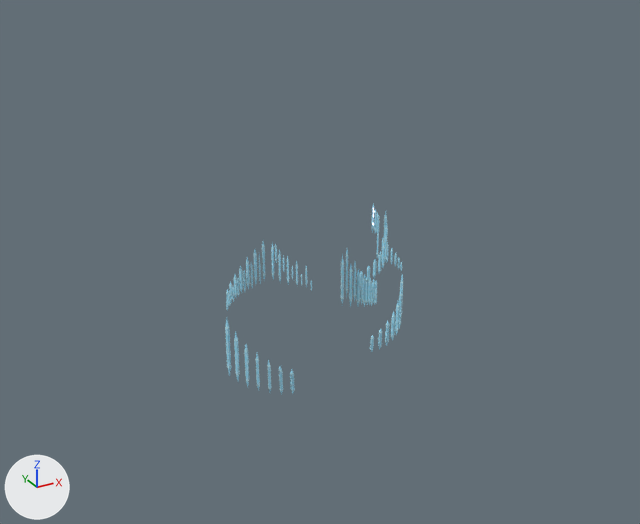
What one commit did to the FBX model Assets/Musha/FBX/Wonderful_Decoration.fbx.
Camera for both pictures: a 50 mm camera at (-371.0, -706.0, 444.0) aimed at (-8.0, -45.0, 114.0). Every picture has the same lights, and +X, +Y and +Z are marked at lower left. The picture after the commit comes second. Where no turn or scale is listed for an object, it has been applied to the vertices.

The older version as bpy lines, for what is in view:
```python
me_cube_023 = bpy.data.meshes.new('Cube.023')
me_cube_023.from_pydata(...)  # 740 vertices, 888 faces; spans x -101.0..99.0, y -103.0..90.0, z 1.0..165.0
me_cube_023.materials.append(mat_material_008)  # picture img_wonderful_monument_png
ob_cube_023 = bpy.data.objects.new('Cube.023', me_cube_023)
ob_cube_023.location = (0.0, 0.0, 0.0)
```
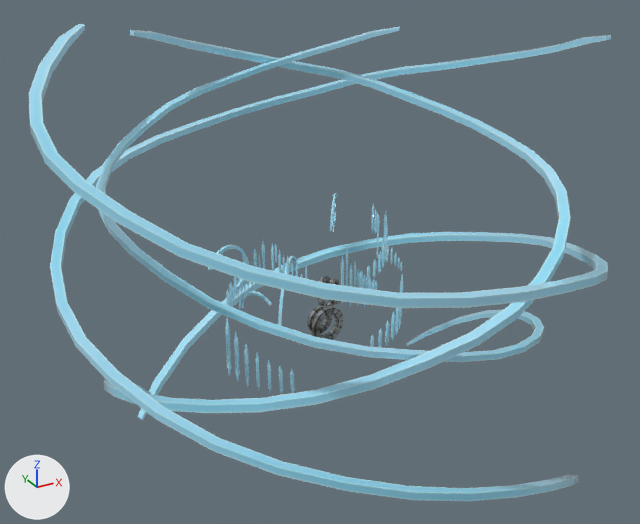
Where the newer file only moved an object's origin or applied its transform, the numbers keep the older frame.

Pixel boxes (x1, y1, x2, y2) of what changed, in the pictures (640 x 524 px):
'Circle.014', added
    after: (29, 24, 611, 501)
'Circle.013', added
    after: (96, 27, 571, 413)
'Cube.023', reshaped (9% wider)
    before: (225, 204, 403, 395)
    after: (208, 193, 403, 395)
'Sphere.036', added
    after: (307, 277, 343, 340)
part 1 of me_cube_023, added
    after: (330, 193, 338, 232)
part 2 of me_cube_023, added
    after: (208, 245, 297, 326)

The edits, one by one:
me_cube_023 is used by ob_cube_023; location (0.0, 0.0, 0.0).
me_cube_023 had 740 vertices, 888 faces and spanned x -101.0..99.0, y -103.0..90.0, z 1.0..165.0.
me_cube_023 now has 1412 vertices, 1479 faces and spans x -101.0..99.0, y -103.0..94.0, z 1.0..165.0.
me_cube_023 part 1: 368 vertices added at x 28.0..59.0, y -1.0..39.0, z 116.0..151.0.
me_cube_023 part 2: 304 vertices added at x -91.0..39.0, y 14.0..94.0, z 15.0..113.0.
Mesh me_circle_056 is new.
It has 264 vertices, 260 faces and spans x -243.0..243.0, y -243.0..243.0, z -224.0..223.0.
It uses material mat_material_008 (picture img_wonderful_monument_png).
Mesh me_circle_055 is new.
It has 264 vertices, 260 faces and spans x -209.0..210.0, y -209.0..209.0, z -193.0..192.0.
It uses material mat_material_008 (picture img_wonderful_monument_png).
Mesh me_sphere_028 is new.
It has 512 vertices, 512 faces and spans x -46.4..16.9, y -55.8..14.7, z -24.6..15.4.
It uses material mat_material_008 (picture img_wonderful_monument_png).
Object 'Circle.014' (ob_circle_014) is new; it shows me_circle_056.
Its location is (-5.4, -56.1, 95.3).
Object 'Circle.013' (ob_circle_013) is new; it shows me_circle_055.
Its location is (-6.0, -54.8, 118.3).
Object 'Sphere.036' (ob_sphere_036) is new; it shows me_sphere_028.
Its location is (31.6, 10.2, 50.3).
